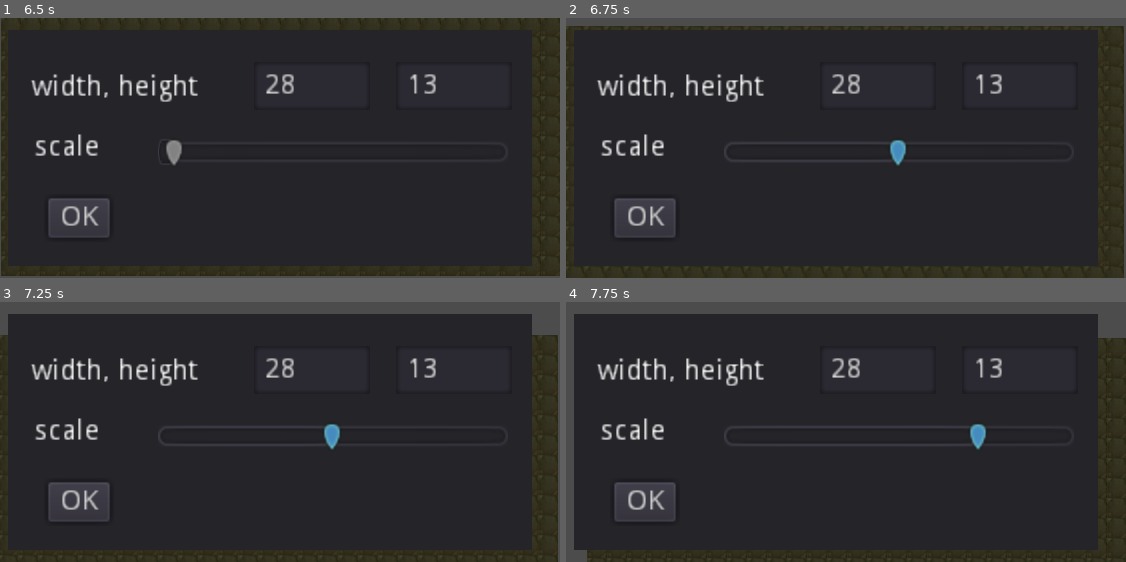
Above: before the commit, frames 1-4 (two rows, left to right).
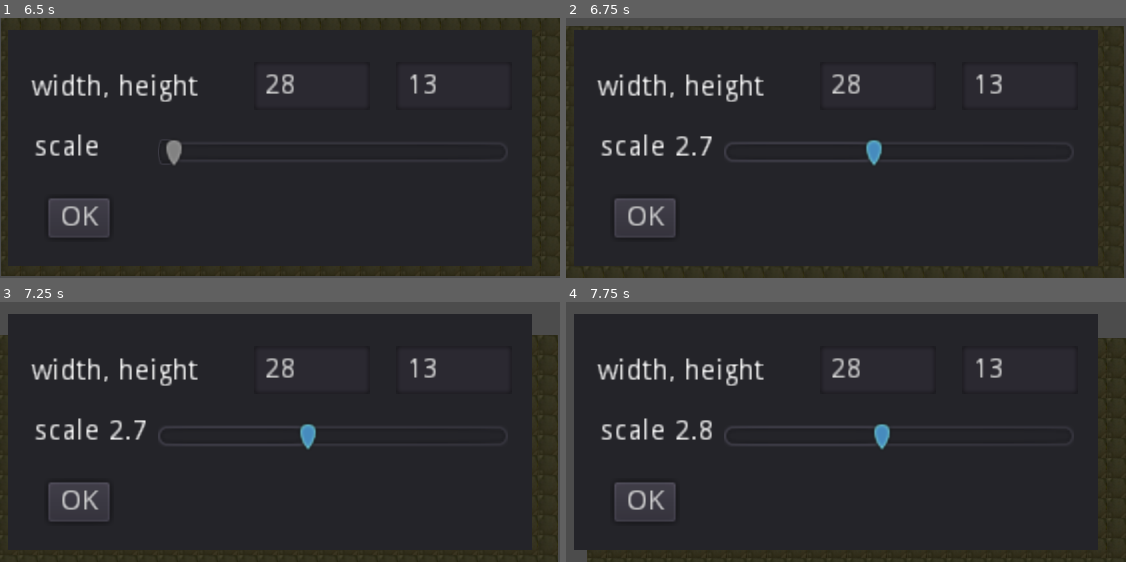
Above: after the commit, the same moments.

Repository: tbs1-bo/flipflapflop
Game: Godot game, scene res://Main.tscn
Same seed, same stepped clock (60 frames per second), same inputs: the game is played once before the commit and once after it.
Inputs (mouse positions are in pixels of both pictures, inside the frame that each line leads up to):
- Up to frame 1 (6.5 s): tap Enter at 0.5, 3.5 s; move the mouse to (403, 135) at 0.52 s; hold Right (ui_right) 0.53-1.25 s; click (403, 135) at 0.67 s; tap Space (ui_select) at 0.77, 2, 2.27, 4.52, 5.27, 6.02 s; click "OK" at 1.25 s; move the mouse to (168, 161) at 2.02 s; hold Down (ui_down) 2.03-2.75 s; click "OK" at 2.75 s; move the mouse to (336, 90) at 3.52 s; hold Right (ui_right) 3.53-4.28 s; move the mouse to (252, 200) at 4.27 s; hold Up (ui_up) 4.28-5.03 s; click (252, 200) at 4.42 s; move the mouse to (448, 187) at 5.02 s; hold Left (ui_left) from 5.03 s (still down); move the mouse to (112, 109) at 5.77 s
- Up to frame 2 (6.75 s): move the mouse to (874, 148) at 6.52 s; release Left (ui_left) at 6.53 s; hold Down (ui_down) from 6.53 s (still down); click (874, 148) at 6.67 s
- Up to frame 3 (7.25 s): keep holding Down (ui_down)
- Up to frame 4 (7.75 s): move the mouse to (762, 367) at 7.27 s; release Down (ui_down) at 7.28 s; hold Right (ui_right) from 7.28 s (still down); tap Space (ui_select) at 7.52 s

Frame 1 is identical in both runs. In frame 2, 0.6% of the frame differs, in the area x 19-61%, y 45-57%; in frame 3, 0.6%; in frame 4, 0.7%, in the area x 19-75%, y 45-57%.

Commit message:
label show scale value.

Diff:
--- a/godot_emu/Config.gd
+++ b/godot_emu/Config.gd
@@ -10,10 +10,12 @@
 #func _process(delta):
 #	pass
 
-
 func _on_Button_pressed():
 	var width = int($Panel/LineEditWidth.text)
 	var height = int($Panel/LineEditHeight.text)
 	var scale = $Panel/HSliderScale.value
 	self.visible = false
 	emit_signal("size_changed", width, height, scale)
+
+func _on_HSliderScale_value_changed(value):
+	$Panel/LabelScale.text = "scale %s" % value
--- a/godot_emu/Config.tscn
+++ b/godot_emu/Config.tscn
@@ -19,7 +19,7 @@
 text = "width, height"
 valign = 1
 
-[node name="Label2" type="Label" parent="Panel"]
+[node name="LabelScale" type="Label" parent="Panel"]
 margin_left = 13.0
 margin_top = 45.7778
 margin_right = 96.0
@@ -57,6 +57,8 @@
 margin_bottom = 68.5556
 min_value = 1.0
 max_value = 5.0
+step = 0.1
 value = 1.0
 ticks_on_borders = true
 [connection signal="pressed" from="Panel/Button" to="." method="_on_Button_pressed"]
+[connection signal="value_changed" from="Panel/HSliderScale" to="." method="_on_HSliderScale_value_changed"]
